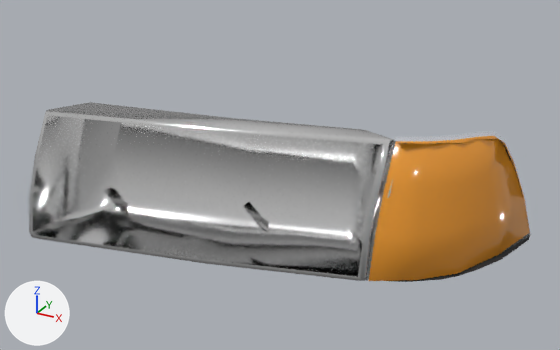
The glTF model e36/out/parts/headlight_L.glb, before and after one commit.
One viewpoint serves both versions: a 50 mm lens placed at (0.464, -0.551, 0.317), pointed at (0.123, 0.069, 0.007). Arrows for +X, +Y and +Z are at lower left; the lights stay in place. The older version comes first. Vertices at exactly the same position are counted once.

Objects in the first picture: 'headlight_L'.
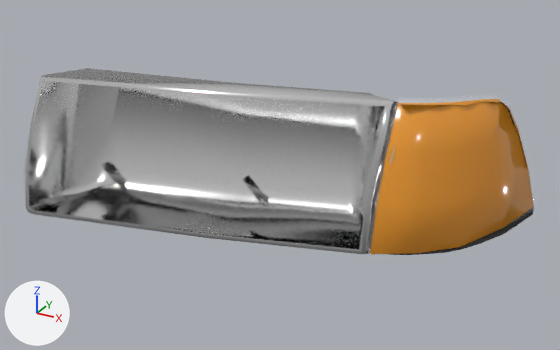
Location of each change, [x1, y1, x2, y2] in pixels of the pictures (560 x 350 px; the box of a moved part takes in the faces that stretch with it):
'headlight_L', reshaped
    before: [29, 102, 531, 282]
    after: [25, 68, 535, 255]
part 1 of me_headlight_l, moved or reshaped
    before: [243, 202, 269, 232]
    after: [243, 175, 269, 207]
part 2 of me_headlight_l, moved or reshaped
    before: [104, 187, 128, 215]
    after: [102, 162, 126, 191]
part 3 of me_headlight_l, rebuilt
    before: [29, 102, 531, 282]
    after: [25, 68, 535, 255]

Patch to the scene script:
```diff
--- a/e36/out/parts/headlight_L.glb.py
+++ b/e36/out/parts/headlight_L.glb.py
@@ me_headlight_l @@
 # used by ob_headlight_l; location = (0.0, 0.0, 0.0)
-me_headlight_l.from_pydata(...)  # 282 vertices, 449 faces; spans x -0.109..0.349, y -0.05..0.196, z -0.067..0.067
+me_headlight_l.from_pydata(...)  # 281 vertices, 449 faces; spans x -0.109..0.349, y -0.05..0.196, z -0.039..0.103
+# me_headlight_l part 1: the loose piece of 8 vertices spanning x 0.081..0.14, y 0.066..0.132, z -0.066..-0.034 is scaled about its middle by (1, 1, 1.06), then moved by (0.0, 0.0, 0.029)
+# me_headlight_l part 2: the loose piece of 8 vertices spanning x -0.072..-0.013, y 0.028..0.093, z -0.067..-0.035 is scaled about its middle by (1, 1, 1.06), then moved by (0.0, 0.0, 0.029)
+# me_headlight_l part 3: the loose piece of 222 vertices spanning x -0.109..0.349, y -0.05..0.196, z -0.067..0.067 is rebuilt with 221 vertices and now spans x -0.109..0.349, y -0.05..0.196, z -0.039..0.103
+# other edits to the shape of me_headlight_l do not show in these pictures
 me_headlight_l.materials.append(mat_plastic_black)
```
